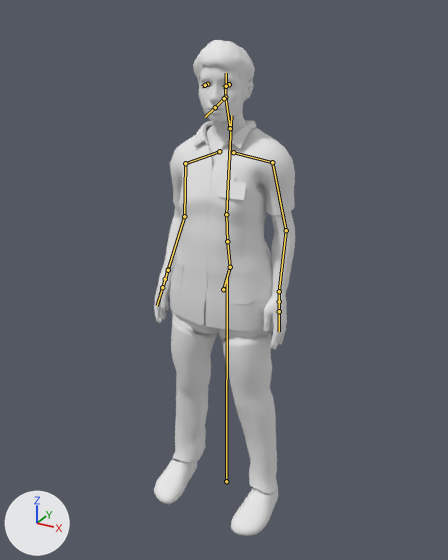
The FBX model vr-care-up/Assets/Resources_moved/Models/w1_yes_no3.fbx as it was, and as the next commit left it.
The view is the same before and after, from a 50 mm lens placed at (1.106, -2.036, 2.06), pointed at (0.003, -0.032, 1.058). The axes (+X, +Y, +Z) are drawn at lower left. The lights are the same throughout. Both versions are drawn at frame 1250 of the action 'W1|0001_idle'; the numbers are the values there. The bones that bend it are drawn over the model as lines.

The first picture shows 'W1_f.001'.
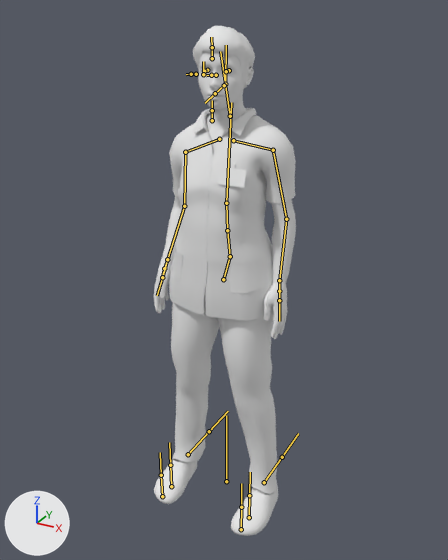
Where the change shows, as pixel boxes [x1, y1, x2, y2] in the pictures (448 x 560 px):
'W1_f.001', posed
    before: [154, 40, 295, 536]
    after: [154, 26, 296, 536]
bone 'pelvis', root to tip
    before: (223, 289) to (230, 267)
    after: (223, 279) to (230, 256)

What changed in the scene script:
```text
Change bone_pelvis:
    where bone_pelvis = bpy.data.objects['W1'].pose.bones['pelvis']  # child of 'root'
    bone_pelvis.location: (0.0, -0.038, -0.025) -> (0.0, 0.0, 0.0)
```
